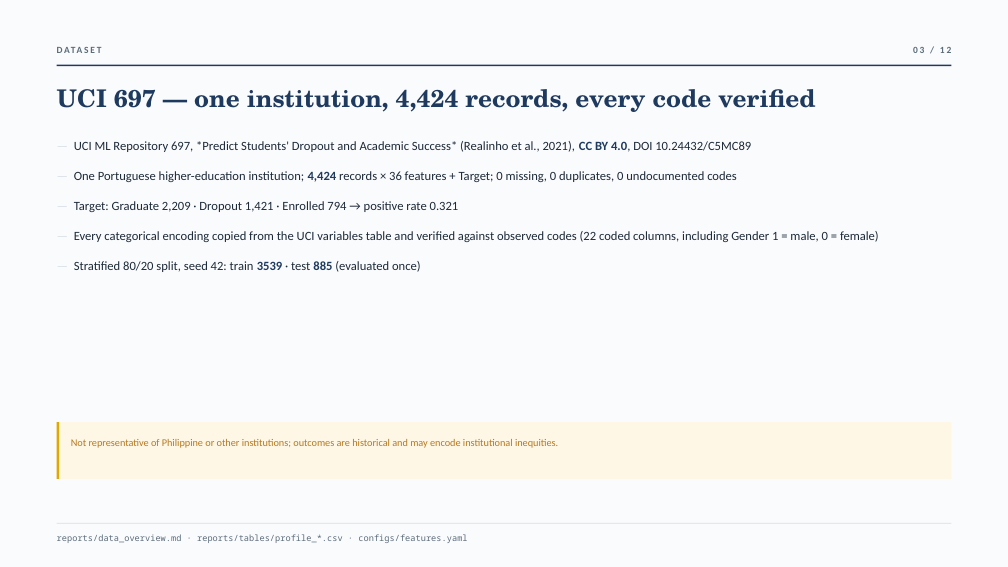
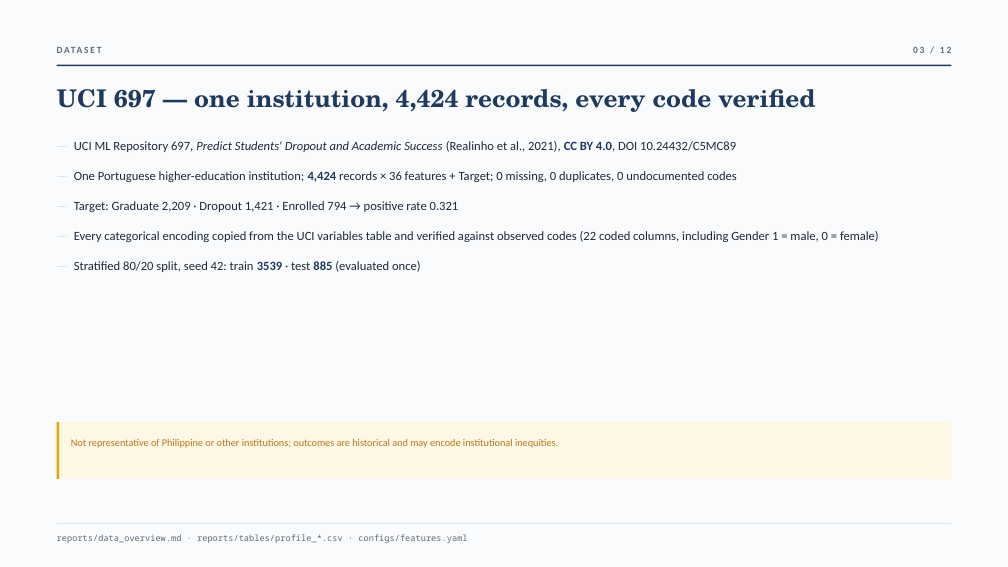
Before and after one commit to joopabs/student-success-navigator, a slide deck: slide 3 of reports/decks/technical_deck.pptx. Drawn at 1008x567 pixels with LibreOffice and Linux fonts; fonts in the diff are those of the drawing. Boxes give left, top, right and bottom in pixels: in the first picture for what was removed or moved away, otherwise in the second. Text is boxed around its words. In the diff, an @@ line names an element or a change of style, - is before the commit and + after.

```diff
--- a/reports/decks/technical_deck.pptx
+++ b/reports/decks/technical_deck.pptx
@@ text at <box>74,141,736,152</box>: text changed @@
-— UCI ML Repository 697, *Predict Students' Dropout and Academic Success* (Realinho et al., 2021), CC BY 4.0, DOI 10.24432/C5MC89
+— UCI ML Repository 697, Predict Students' Dropout and Academic Success (Realinho et al., 2021), CC BY 4.0, DOI 10.24432/C5MC89
```
Also in this commit, not shown: 1 other slide changed, 1 other file.
